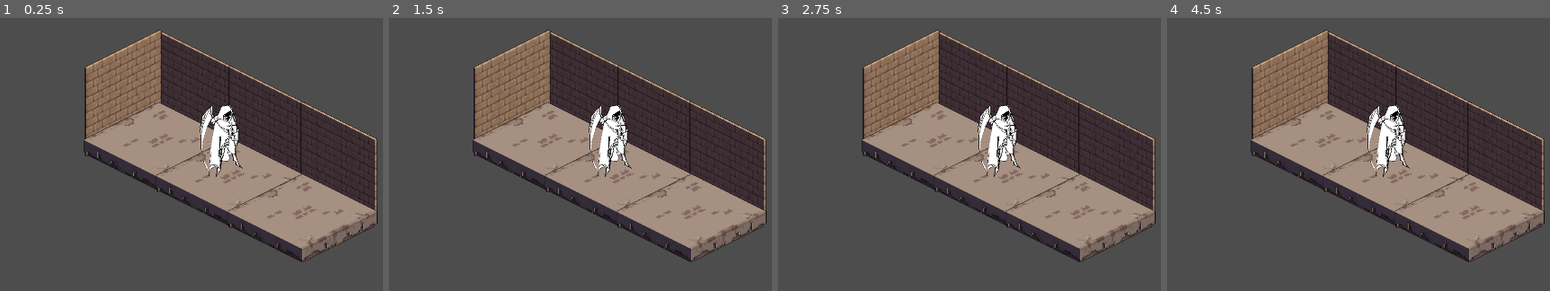
Above: before the commit, frames 1-4 (left to right).
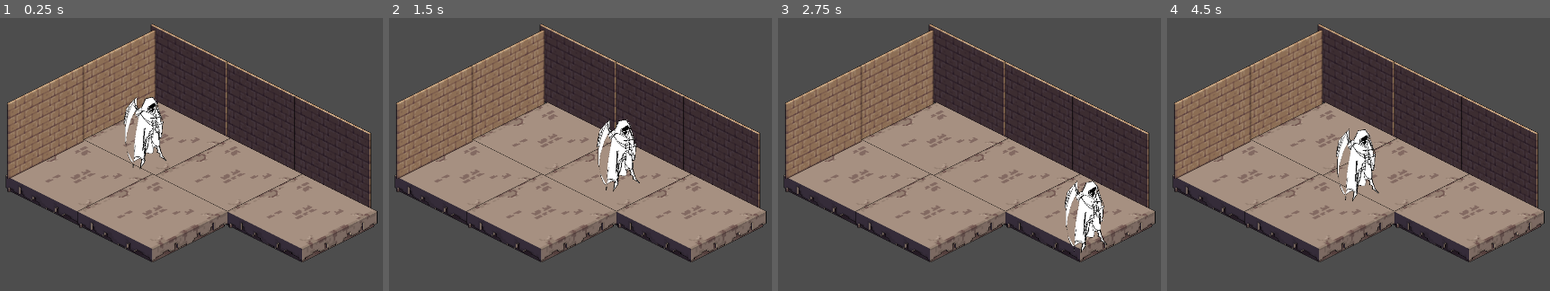
Above: after the commit, the same moments.

Repository: Precipice-Games/WhispersOfTheFallen
Game: Godot game, scene res://Test_Arena.tscn
Two runs of this game, one before a commit and one after it. Both use one fixed random seed, a clock stepped at 60 frames per second and the inputs below. The project has no main scene, so this scene is started directly.
Inputs:
- Up to frame 1 (0.25 s): no input
- Up to frame 2 (1.5 s): tap Enter (ui_accept) at 0.5, 0.77 s; hold D (move_right) 0.53-1.28 s; hold S (move_down, bound only after the commit) from 1.28 s (still down)
- Up to frame 3 (2.75 s): tap Enter (ui_accept) at 1.52 s; release S (move_down, bound only after the commit) at 2.03 s; hold D (move_right) from 2.03 s (still down)
- Up to frame 4 (4.5 s): release D (move_right) at 2.78 s; hold W (move_up) 2.78-3.53 s; tap Enter (ui_accept) at 3.02, 3.77 s; hold A (move_left) from 3.53 s (still down)

The runs differ from the first frame. In frame 1, 25% of the frame differs, in the area x 1-99%, y 1-90%; in frame 2, 24%; in frame 3, 25%; in frame 4, 25%.

Commit message:
DungeonMovement Fix

Diff:
--- a/DungeonBrian.gd
+++ b/DungeonBrian.gd
@@ -1,10 +1,42 @@
 extends CharacterBody2D
 
 
+const SPEED = 300.0
 const speed = 300.0
 const JUMP_VELOCITY = -400.0
+
+# Get the gravity from the project settings to be synced with RigidBody nodes.
+var gravity = ProjectSettings.get_setting("physics/2d/default_gravity")
 
 
 
 func _physics_process(delta):
-	var direction = Vector3.ZERO
+	# Get the input direction and handle the movement/deceleration.
+	# As good practice, you should replace UI actions with custom gameplay actions.
+	var directionx = Input.get_axis("move_left", "move_right")
+	if directionx:
+		velocity.x = directionx * SPEED
+	else:
+		velocity.x = move_toward(velocity.x, 0, SPEED)
+
+	var directiony = Input.get_axis("move_up", "move_down")
+	if directiony:
+		velocity.y = directiony * SPEED
+	else:
+		velocity.y = move_toward(velocity.y, 0, SPEED)
+
+	move_and_slide()
+
+func _process(delta):
+	var velocity = Vector2.ZERO
+	if Input.is_action_pressed("move_right"):
+		velocity.x += 1
+	if Input.is_action_pressed("move_left"):
+		velocity.x -= 1
+	if Input.is_action_pressed("move_down"):
+		velocity.y += 1
+	if Input.is_action_pressed("move_up"):
+		velocity.y -= 1
+
+	var directionx = Vector3.ZERO
+	var directiony = Vector3.ZERO
--- a/DungeonBrian.tscn
+++ b/DungeonBrian.tscn
@@ -15,7 +15,7 @@
 }]
 
 [sub_resource type="RectangleShape2D" id="RectangleShape2D_gvvg8"]
-size = Vector2(80, 33)
+size = Vector2(60, 33)
 
 [sub_resource type="CapsuleShape2D" id="CapsuleShape2D_ilamg"]
 radius = 64.0
@@ -31,11 +31,12 @@
 animation = &"BrianStand"
 
 [node name="WallCollider" type="CollisionShape2D" parent="."]
-position = Vector2(688, 624)
+position = Vector2(690, 624)
 shape = SubResource("RectangleShape2D_gvvg8")
 one_way_collision_margin = 0.0
 
 [node name="AttackCollider" type="Area2D" parent="."]
+visible = false
 
 [node name="FIXTHIS" type="CollisionShape2D" parent="AttackCollider"]
 position = Vector2(680, 552)
--- a/Test_Arena.tscn
+++ b/Test_Arena.tscn
@@ -1,11 +1,12 @@
 [gd_scene load_steps=3 format=3 uid="uid://cy8banbjirp8k"]
 
-[ext_resource type="PackedScene" path="res://Tile_Map_Samples.tscn" id="1_adng7"]
+[ext_resource type="PackedScene" uid="uid://bv13n5lwnexij" path="res://Tile_Map_Samples.tscn" id="1_adng7"]
 [ext_resource type="PackedScene" uid="uid://x58aru4mmlup" path="res://DungeonBrian.tscn" id="2_odvi8"]
 
 [node name="TestArena" type="Node2D"]
 
 [node name="TileMap" parent="." instance=ExtResource("1_adng7")]
-layer_0/tile_data = PackedInt32Array(2752556, 6, 0, 3145784, 6, 0, 2359328, 6, 0, 1703962, 0, 0, 1703974, 65536, 0, 2097202, 65536, 0, 2490430, 65536, 0)
+layer_0/tile_data = PackedInt32Array(2752556, 6, 0, 3145784, 6, 0, 2359328, 6, 0, 2752531, 6, 0, 3145759, 6, 0, 2097165, 0, 0, 1703961, 0, 0, 1638437, 65536, 0, 2031665, 65536, 0, 2424893, 65536, 0)
 
 [node name="DungeonBrian" parent="." instance=ExtResource("2_odvi8")]
+position = Vector2(-203, -21)
--- a/project.godot
+++ b/project.godot
@@ -38,7 +38,8 @@
 }
 move_down={
 "deadzone": 0.5,
-"events": []
+"events": [Object(InputEventKey,"resource_local_to_scene":false,"resource_name":"","device":-1,"window_id":0,"alt_pressed":false,"shift_pressed":false,"ctrl_pressed":false,"meta_pressed":false,"pressed":false,"keycode":0,"physical_keycode":83,"key_label":0,"unicode":115,"echo":false,"script":null)
+]
 }
 
 [layer_names]
